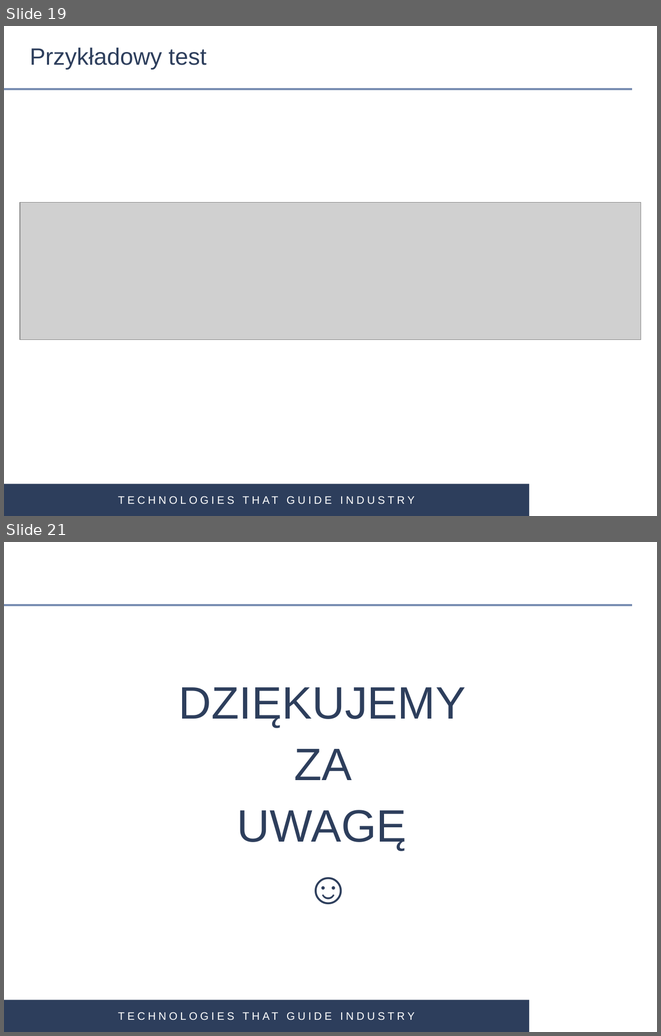
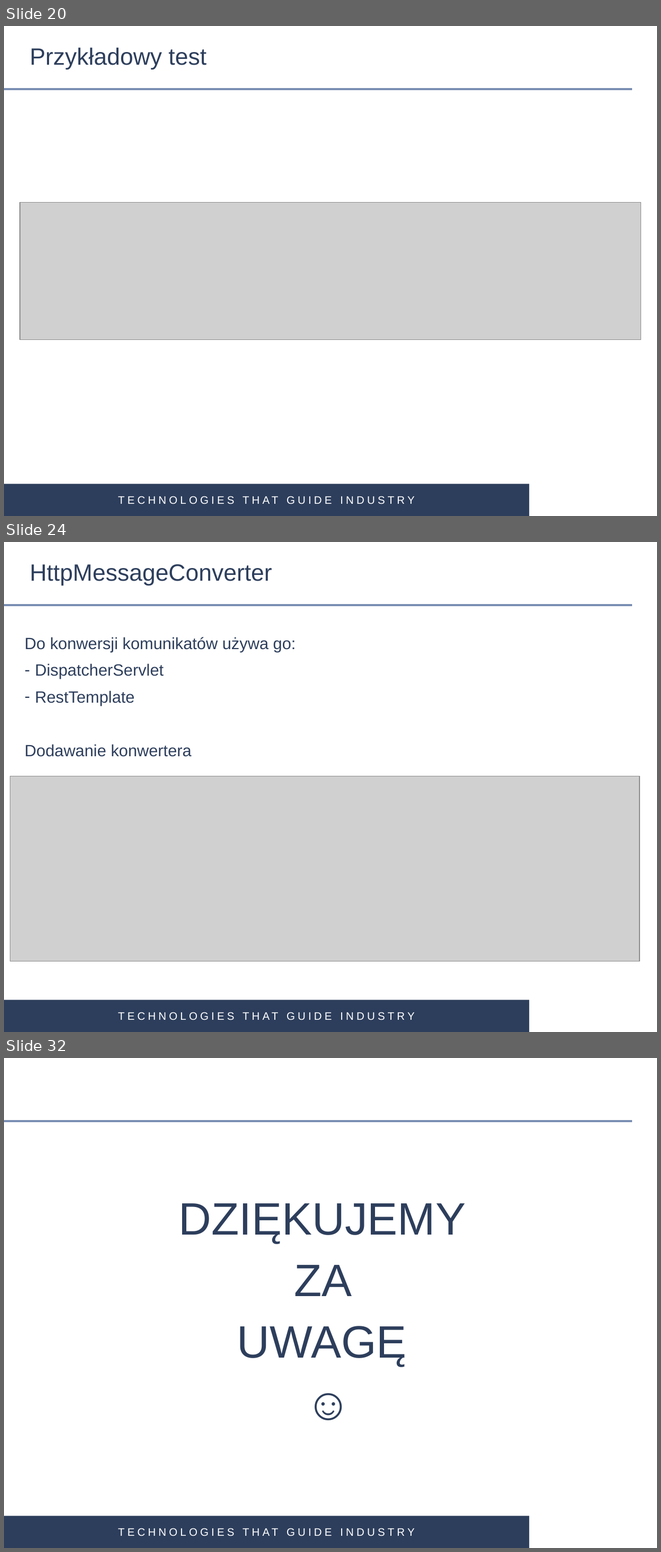
Before and after one commit to gardian91/SPRING_MVC-PSK, a slide deck: Spring MVC.pptx. Shown one above the other, each under a label of ours: slides 19 and 21 before the commit, slides 20, 24 and 32 after it; the slides between them are not shown. The pictures are 661x1036 and 661x1552 pixels, drawn with LibreOffice and Linux fonts; fonts in the diff are those of the drawing; grey boxes stand for pictures; background and template pictures are left out. Boxes give left, top, right and bottom in pixels: in the first picture for what was removed or moved away, otherwise in the second. Text is boxed around its words. In the diff, an @@ line names an element or a change of style, - is before the commit and + after.

```diff
--- a/Spring MVC.pptx
+++ b/Spring MVC.pptx
@@ slide 24 added at <box>4,542,657,1032</box>, background #FFFFFF; not listed: 3 template elements that a slide beside it also shows @@
@@ title added at <box>30,564,272,585</box>, 26 pt, text #2D3E5C @@
+HttpMessageConverter
@@ text added at <box>25,637,296,757</box>, 18 pt, text #2D3E5C @@
+Do konwersji komunikatów używa go:
+– DispatcherServlet
+– RestTemplate
+Dodawanie konwertera
@@ picture added at <box>10,776,640,961</box> @@
@@ what was slide 19 is now slide 20 @@
@@ what was slide 21 is now slide 32 @@
```
Also in this commit, not shown: 5 slides changed, 11 other slides added, 1 slide removed, 12 other files.
